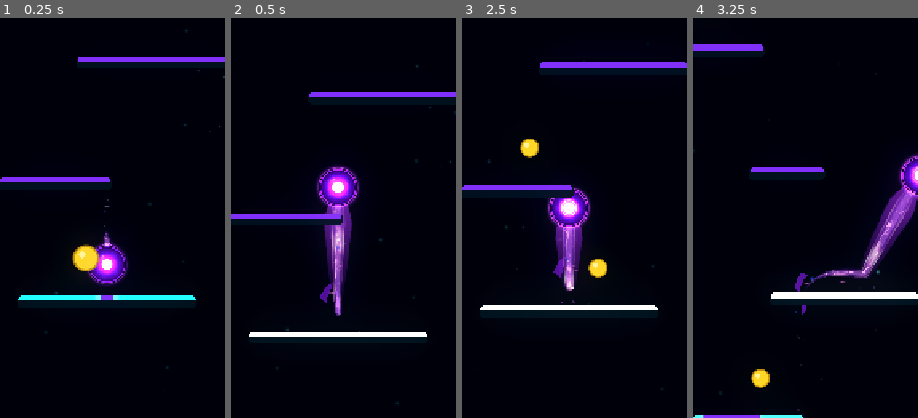
Above: before the commit, frames 1-4 (left to right).
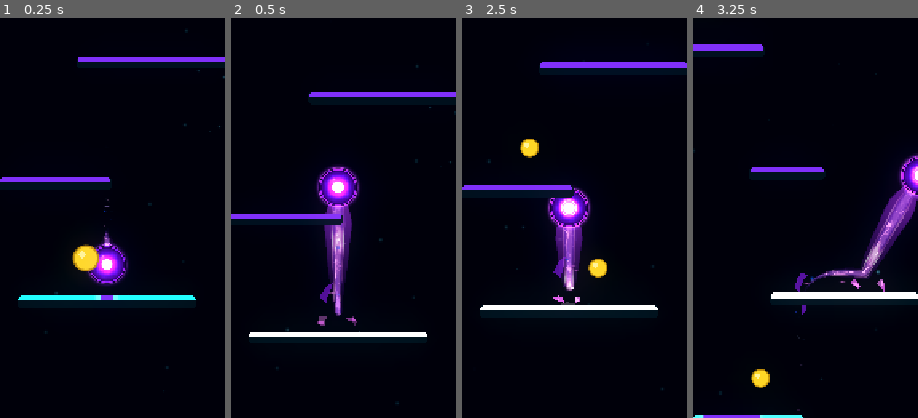
Above: after the commit, the same moments.

Repository: Kryodo/TowerJump
Game: Godot game, scene res://scenes/main.tscn
Two runs of this game, one before a commit and one after it. Both use one fixed random seed, a clock stepped at 60 frames per second and the inputs below.
Inputs (mouse positions are % of the whole screen's width and height, from its top left):
- Up to frame 1 (0.25 s): no input
- Up to frame 2 (0.5 s): no input
- Up to frame 3 (2.5 s): move the mouse to (72, 45) at 0.52 s; hold Right (ui_right) 0.53-1.25 s; click (72, 45) at 0.67 s; drag from (30, 55) to (47, 31) at 1.27 s; click "Nochmal spielen" at 2 s
- Up to frame 4 (3.25 s): move the mouse to (60, 28) at 2.77 s; hold Right (ui_right) from 2.78 s (still down)
The pictures show only the part of the screen within x 26-76%, y 22-72%; the shares and areas given below are measured in that part.

Frame 1 is identical in both runs. In frame 2, 0.1% of the frame differs, in the area x 38-56%, y 74-77%; in frame 3, 0.1%; in frame 4, 0.1%.

Commit message:
Strengthen geometric landing impact feedback

Diff:
--- a/scripts/ball_trail.gd
+++ b/scripts/ball_trail.gd
@@ -979,7 +979,9 @@
 	if _detached_shed_fragments.size() >= 32:
 		return
 
-	var shard_count: int = _visual_rng.randi_range(2, 3)
+	# Four or five larger shards give every clean contact a readable burst
+	# without turning the landing into a screen-filling explosion.
+	var shard_count: int = _visual_rng.randi_range(4, 5)
 	var momentum_scale: float = 1.0
 	var speed_limit_value: Variant = event.ball.get("max_horizontal_speed")
 	if speed_limit_value != null:
@@ -989,50 +991,54 @@
 		-1.0,
 		1.0
 	)
-	var vertical_kick: float = clampf(absf(event.vertical_velocity) * 0.02, 0.0, 16.0)
+	var vertical_kick: float = clampf(absf(event.vertical_velocity) * 0.025, 0.0, 28.0)
 
 	for shard_index in range(shard_count):
 		var side: float = -1.0 if shard_index % 2 == 0 else 1.0
-		var shard_size: float = _visual_rng.randf_range(2.2, 3.8)
-		var is_square: bool = _visual_rng.randf() < 0.24
+		var shard_size: float = _visual_rng.randf_range(4.8, 7.4)
+		var is_square: bool = _visual_rng.randf() < 0.22
 		var shard := Polygon2D.new()
 		shard.name = "LandingImpactSquare" if is_square else "LandingImpactShard"
 		shard.z_as_relative = false
 		shard.z_index = 1
 		shard.material = _landing_impact_material
+		shard.scale = Vector2.ONE * 0.78
 
 		var polygon := PackedVector2Array()
 		if is_square:
-			polygon.append(Vector2(-shard_size, -shard_size * 0.72))
-			polygon.append(Vector2(shard_size, -shard_size * 0.72))
-			polygon.append(Vector2(shard_size, shard_size * 0.72))
-			polygon.append(Vector2(-shard_size, shard_size * 0.72))
+			polygon.append(Vector2(-shard_size * 0.78, -shard_size * 0.72))
+			polygon.append(Vector2(shard_size * 0.78, -shard_size * 0.72))
+			polygon.append(Vector2(shard_size * 0.78, shard_size * 0.72))
+			polygon.append(Vector2(-shard_size * 0.78, shard_size * 0.72))
 		else:
-			polygon.append(Vector2(-shard_size * 1.15, -shard_size * 0.26))
-			polygon.append(Vector2(shard_size * 0.38, -shard_size * 0.52))
-			polygon.append(Vector2(shard_size * 1.25, 0.0))
-			polygon.append(Vector2(-shard_size * 0.12, shard_size * 0.44))
+			polygon.append(Vector2(-shard_size * 1.35, -shard_size * 0.24))
+			polygon.append(Vector2(shard_size * 0.42, -shard_size * 0.60))
+			polygon.append(Vector2(shard_size * 1.55, -shard_size * 0.02))
+			polygon.append(Vector2(-shard_size * 0.10, shard_size * 0.46))
 		shard.polygon = polygon
 		shard.color = _landing_impact_color(false).lightened(
-			0.12 if is_square else 0.0
+			0.18 if is_square else 0.0
 		)
 
 		var velocity := Vector2(
-			side * _visual_rng.randf_range(52.0, 86.0) + horizontal_bias * 28.0,
-			-_visual_rng.randf_range(28.0, 56.0) - vertical_kick
+			side * _visual_rng.randf_range(92.0, 142.0) + horizontal_bias * 52.0,
+			-_visual_rng.randf_range(66.0, 106.0) - vertical_kick
 		)
 		var heading: float = atan2(velocity.y, velocity.x)
 		world_root.add_child(shard)
 		shard.global_position = contact_position
-		shard.global_rotation = heading + _visual_rng.randf_range(-0.55, 0.55)
+		shard.global_rotation = heading + _visual_rng.randf_range(-0.48, 0.48)
 		_detached_shed_fragments.append({
 			"node": shard,
 			"velocity": velocity,
 			"age": 0.0,
-			"lifetime": _visual_rng.randf_range(0.16, 0.24),
-			"angular_velocity": _visual_rng.randf_range(-8.0, 8.0),
-			"base_alpha": _visual_rng.randf_range(0.82, 1.0),
-			"fade_start_fraction": 0.22
+			"lifetime": _visual_rng.randf_range(0.30, 0.40),
+			"angular_velocity": _visual_rng.randf_range(-10.0, 10.0),
+			"base_alpha": _visual_rng.randf_range(0.92, 1.0),
+			"fade_start_fraction": 0.18,
+			"scale_from": 0.78,
+			"scale_to": 1.12,
+			"scale_in_fraction": 0.52
 		})
 
 
@@ -1046,15 +1052,22 @@
 	snap.z_index = 1
 	snap.material = _landing_impact_material
 	snap.color = _landing_impact_color(true)
+	snap.scale = Vector2.ONE * 0.62
+	# A long, sharp contact cut with a taller centre gives the landing a
+	# readable hit point; it expands a little before fading instead of blinking.
 	snap.polygon = PackedVector2Array([
-		Vector2(-8.0, 0.0),
-		Vector2(-2.8, -0.8),
-		Vector2(0.0, -3.0),
-		Vector2(2.8, -0.8),
-		Vector2(8.0, 0.0),
-		Vector2(2.8, 0.8),
-		Vector2(0.0, 2.0),
-		Vector2(-2.8, 0.8)
+		Vector2(-29.0, 0.0),
+		Vector2(-14.0, -1.2),
+		Vector2(-5.0, -3.0),
+		Vector2(-1.7, -6.2),
+		Vector2(1.8, -3.2),
+		Vector2(14.0, -1.2),
+		Vector2(29.0, 0.0),
+		Vector2(14.0, 1.2),
+		Vector2(4.6, 2.9),
+		Vector2(1.2, 5.0),
+		Vector2(-2.0, 3.0),
+		Vector2(-14.0, 1.2)
 	])
 	world_root.add_child(snap)
 	snap.global_position = contact_position
@@ -1062,17 +1075,20 @@
 		"node": snap,
 		"velocity": Vector2.ZERO,
 		"age": 0.0,
-		"lifetime": 0.085,
+		"lifetime": 0.17,
 		"angular_velocity": 0.0,
-		"base_alpha": 0.92,
-		"fade_start_fraction": 0.08
+		"base_alpha": 1.0,
+		"fade_start_fraction": 0.24,
+		"scale_from": 0.62,
+		"scale_to": 1.15,
+		"scale_in_fraction": 0.68
 	})
 
 
 func _landing_impact_color(is_snap: bool) -> Color:
 	if visual_palette == 1:
-		return Color(1.12, 0.64, 1.55, 1.0) if is_snap else Color(0.76, 0.28, 1.18, 0.96)
-	return Color(0.58, 1.32, 1.72, 1.0) if is_snap else Color(0.20, 0.72, 1.32, 0.96)
+		return Color(1.42, 0.88, 1.95, 1.0) if is_snap else Color(1.02, 0.38, 1.48, 1.0)
+	return Color(0.92, 1.62, 2.05, 1.0) if is_snap else Color(0.34, 0.98, 1.62, 1.0)
 
 func _update_detached_shed_fragments(delta: float) -> void:
 	for fragment_index in range(_detached_shed_fragments.size() - 1, -1, -1):
@@ -1088,6 +1104,20 @@
 		velocity *= maxf(0.0, 1.0 - delta * 0.8)
 		shard.global_position += velocity * delta
 		shard.rotation += float(fragment["angular_velocity"]) * delta
+		var scale_from_value: Variant = fragment.get("scale_from")
+		var scale_to_value: Variant = fragment.get("scale_to")
+		if scale_from_value != null and scale_to_value != null:
+			var scale_in_fraction: float = clampf(
+				float(fragment.get("scale_in_fraction", 1.0)), 0.01, 1.0
+			)
+			var scale_progress: float = clampf(
+				age / maxf(lifetime * scale_in_fraction, 0.001), 0.0, 1.0
+			)
+			var scale_value: float = lerpf(
+				float(scale_from_value), float(scale_to_value), smoothstep(0.0, 1.0, scale_progress)
+			)
+			shard.scale = Vector2.ONE * scale_value
+
 		var fade_start: float = lifetime * float(fragment.get("fade_start_fraction", 0.18))
 		var fade: float = 1.0 - smoothstep(fade_start, lifetime, age)
 		var tint: Color = shard.modulate
